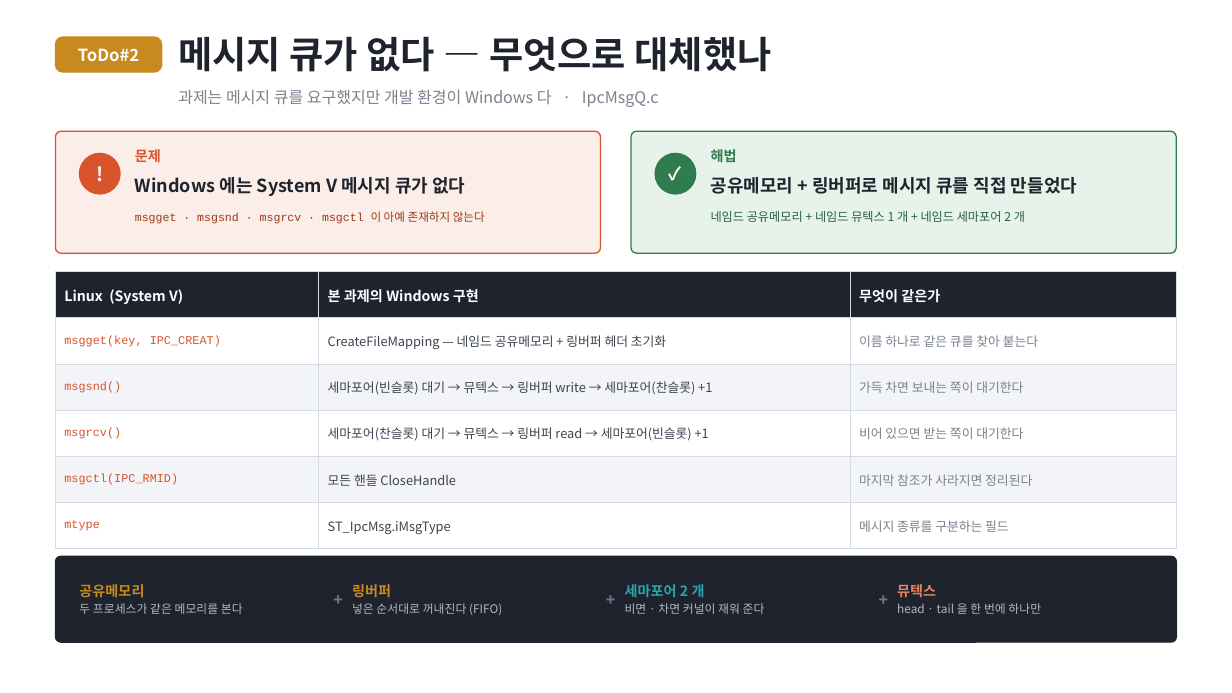
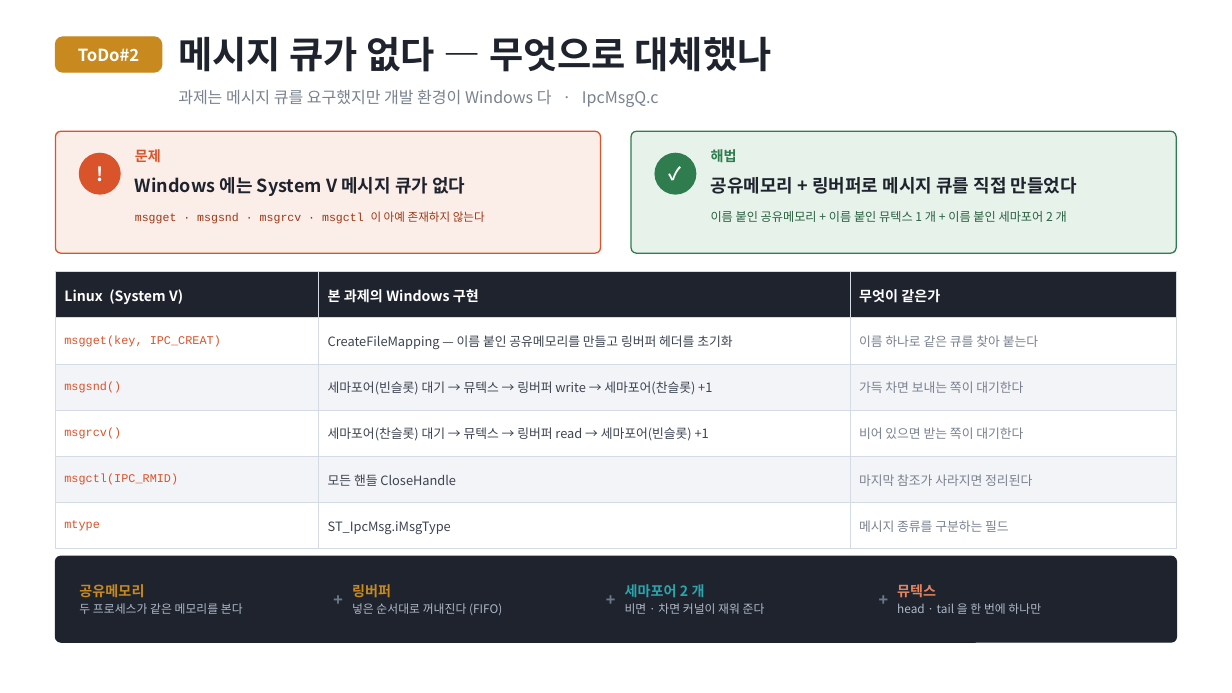
Before and after one commit to harley-hwan/IpcProc, a slide deck: slide 18 of ref/발표자료/IPC_발표자료.pptx. Drawn at 1232x693 pixels with LibreOffice and Linux fonts; fonts in the diff are those of the drawing. Boxes give left, top, right and bottom in pixels: in the first picture for what was removed or moved away, otherwise in the second. Text is boxed around its words. In the diff, an @@ line names an element or a change of style, - is before the commit and + after.

Commit message:
발표자료 2-3 장 정비 및 용어 정리
- 뮤텍스/세마포어 장을 핵심 위주로 다시 쓰고 장별 별첨 추가
- 슬라이드 항목을 대본이 모두 짚도록 양쪽 정렬
- 바쁜 대기 설명 정정: 뮤텍스도 커널이 재워 줌, 조건 대기 오용 시에만 발생
- 11장 비교표에 데이터 단위/복사 횟수/용량 근거 명시
- 12장 CRITICAL_SECTION, Named Mutex 실제 호출 순서 추가
- 생산자/소비자 대신 송신/수신 으로 용어 통일
- 각 장 하단 예상 질문 45항목

```diff
--- a/ref/발표자료/IPC_발표자료.pptx
+++ b/ref/발표자료/IPC_발표자료.pptx
@@ text at <box>711,211,1067,222</box>: text changed @@
-네임드 공유메모리 + 네임드 뮤텍스 1 개 + 네임드 세마포어 2 개
+이름 붙인 공유메모리 + 이름 붙인 뮤텍스 1 개 + 이름 붙인 세마포어 2 개
@@ table at <box>55,272,1177,538</box> @@
-row 2, column 2: CreateFileMapping — 네임드 공유메모리 + 링버퍼 헤더 초기화
+row 2, column 2: CreateFileMapping — 이름 붙인 공유메모리를 만들고 링버퍼 헤더를 초기화
```
Also in this commit, not shown: 13 other slides changed, 7 other files.
